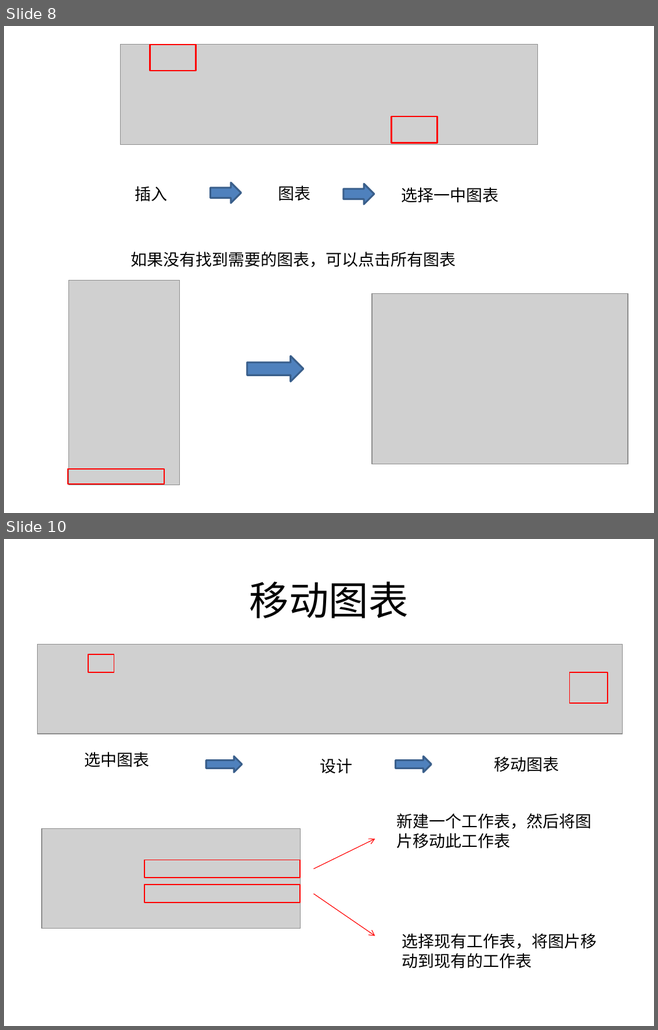
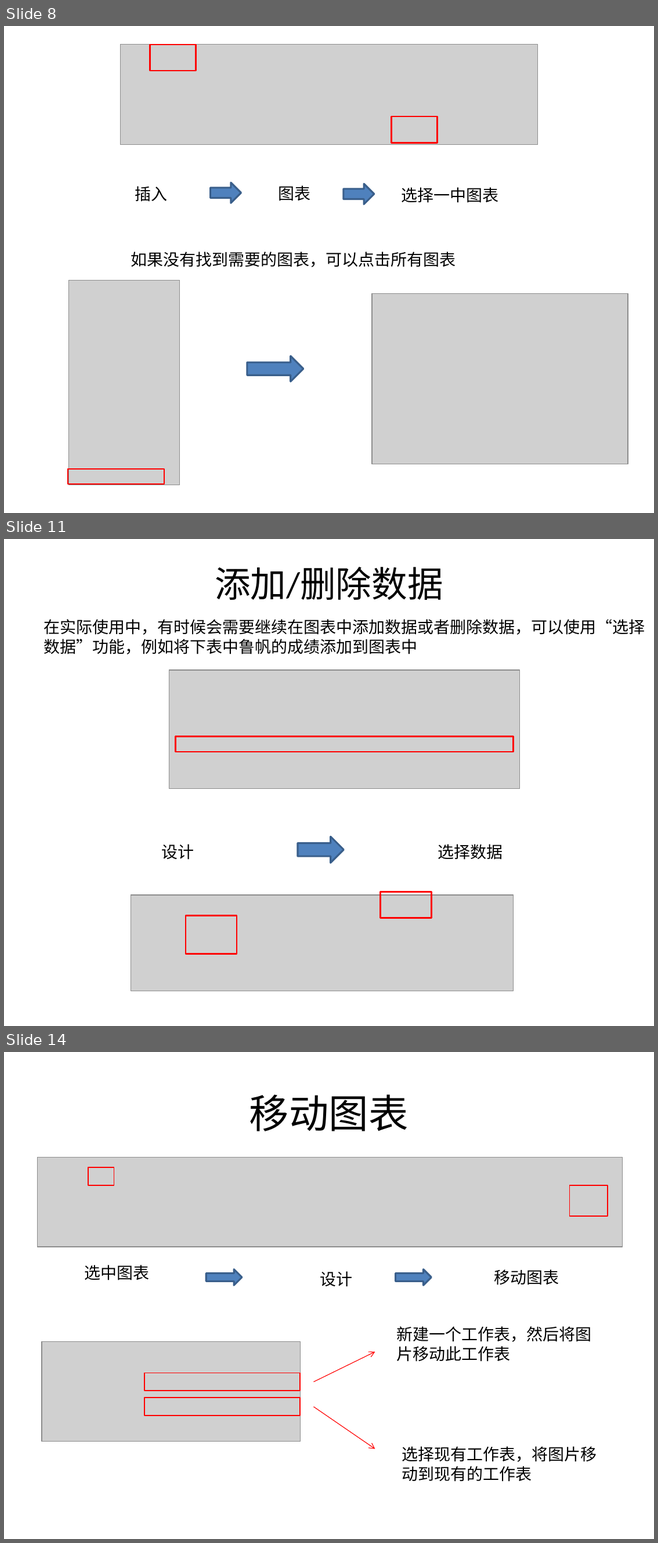
Before and after one commit to sans123wx/class, a slide deck: 第4章excel/图表/图表.pptx. Shown one above the other, each under a label of ours: slides 8 and 10 before the commit, slides 8, 11 and 14 after it; the slides between them are not shown. The pictures are 658x1030 and 658x1543 pixels, drawn with LibreOffice and Linux fonts; fonts in the diff are those of the drawing; grey boxes stand for pictures. Boxes give left, top, right and bottom in pixels: in the first picture for what was removed or moved away, otherwise in the second. Text is boxed around its words. In the diff, an @@ line names an element or a change of style, - is before the commit and + after.

```diff
--- a/第4章excel/图表/图表.pptx
+++ b/第4章excel/图表/图表.pptx
@@ slide 11 added at (4, 539, 654, 1026), background #FFFFFF @@
@@ title added at (215, 567, 442, 600), 39.6 pt, text #000000 @@
+添加/删除数据
@@ text added at (43, 619, 644, 654), 18 pt, text #000000 @@
+在实际使用中，有时候会需要继续在图表中添加数据或者删除数据，可以使用“选择数据”功能，例如将下表中鲁帆的成绩添加到图表中
@@ picture added at (169, 670, 519, 789) @@
@@ rectangle added at (176, 736, 513, 752), outline #FF0000 1.75 pt @@
@@ text added at (161, 844, 194, 860), 18 pt, text #000000 @@
+设计
@@ right arrow added at (297, 837, 344, 863), fill #4F81BD, outline #3A5F8C 2 pt @@
@@ text added at (437, 844, 502, 860), 18 pt, text #000000 @@
+选择数据
@@ picture added at (130, 895, 513, 991) @@
@@ rectangle added at (380, 892, 431, 918), outline #FF0000 1.75 pt @@
@@ rectangle added at (186, 916, 237, 954), outline #FF0000 1.75 pt @@
@@ what was slide 10 is now slide 14 @@
```
Also in this commit, not shown: 1 slide changed, 3 other slides added, 1 other file.
